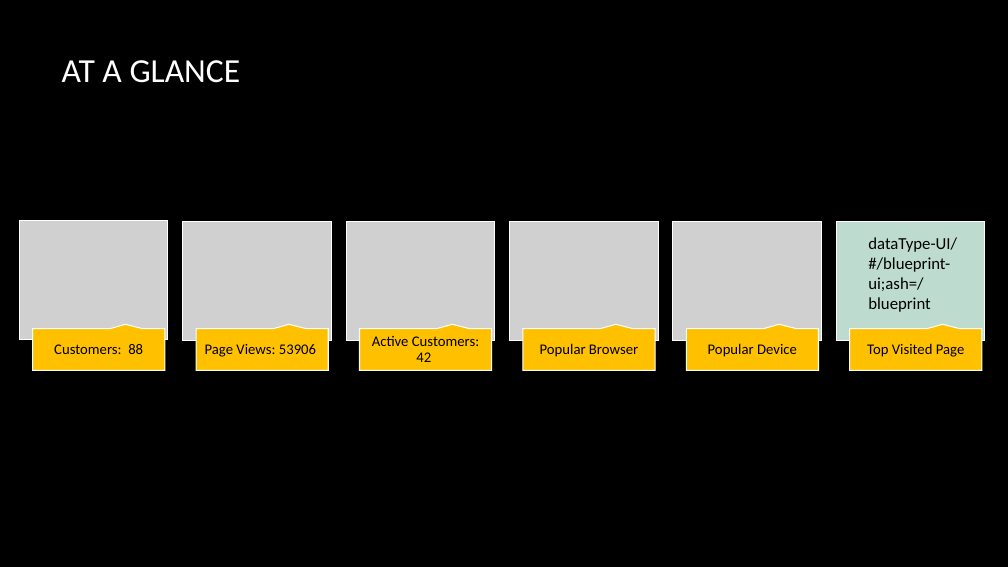
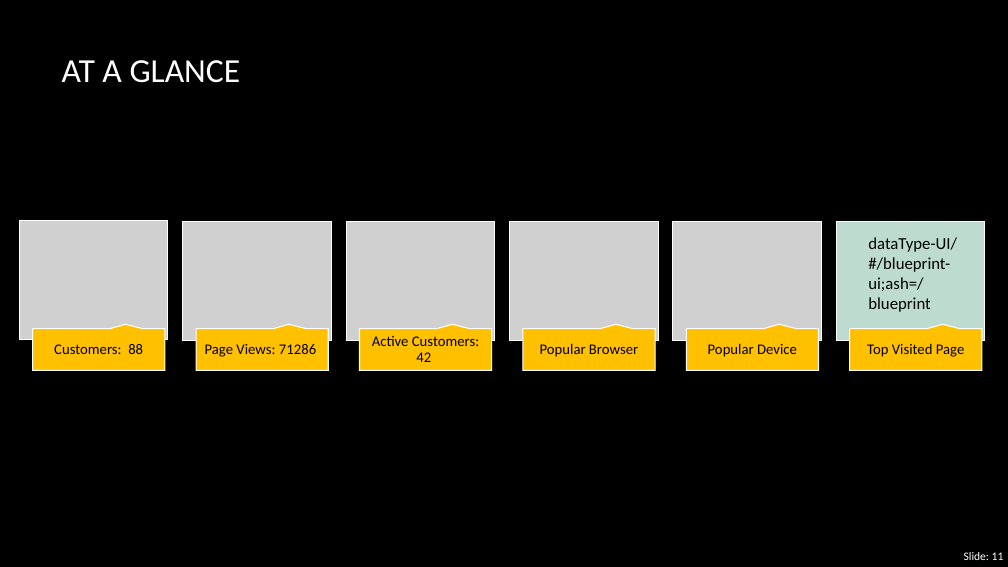
Before and after one commit to AnjaliMangal/MQL-Project-Main, a slide deck: slide 11 of Project1-Final-Files/Presenting_DataGuru.pptx. Drawn at 1008x567 pixels with LibreOffice and Linux fonts; fonts in the diff are those of the drawing; grey boxes stand for pictures. Boxes give left, top, right and bottom in pixels: in the first picture for what was removed or moved away, otherwise in the second. Text is boxed around its words. In the diff, an @@ line names an element or a change of style, - is before the commit and + after.

```diff
--- a/Project1-Final-Files/Presenting_DataGuru.pptx
+++ b/Project1-Final-Files/Presenting_DataGuru.pptx
@@ text at (205,344,316,357): text changed @@
-Page Views: 53906
+Page Views: 71286
@@ page number added at (964,552,1004,560), 11 pt, text #FFFFFF @@
+Slide: 11
```
Also in this commit, not shown: 13 other slides changed, 1 slide added.
